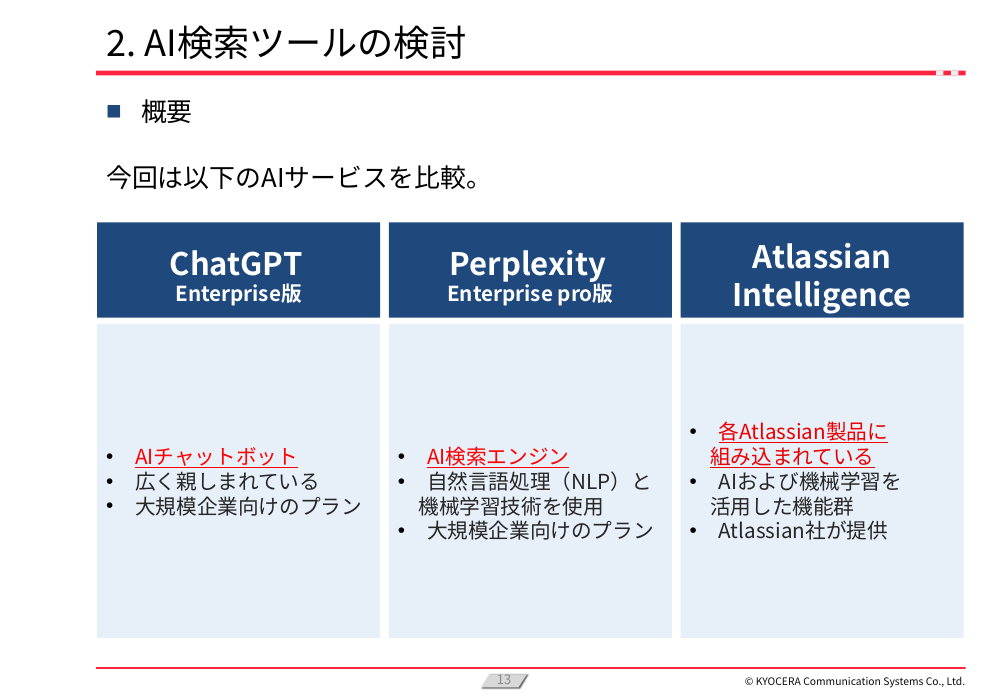
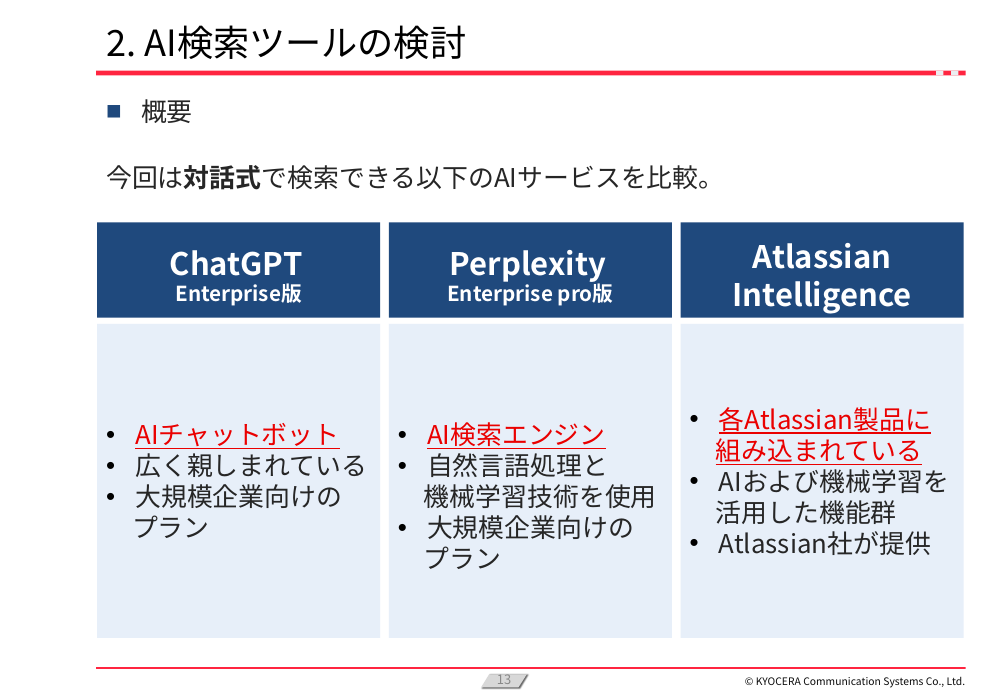
Before and after one commit to KanataOsako/SCSA, a slide deck: slide 13 of src/研究レポート/業務改善【大迫かなた】2024年予選会資料.pptx. Drawn at 1008x698 pixels with LibreOffice and Linux fonts; fonts in the diff are those of the drawing; background and template pictures are left out. Boxes give left, top, right and bottom in pixels: in the first picture for what was removed or moved away, otherwise in the second. Text is boxed around its words. In the diff, an @@ line names an element or a change of style, - is before the commit and + after.

```diff
--- a/src/研究レポート/業務改善【大迫かなた】2024年予選会資料.pptx
+++ b/src/研究レポート/業務改善【大迫かなた】2024年予選会資料.pptx
@@ text "概要" at [141,99,193,123]: text colour #000000 to #262626 @@
@@ text at [106,165,724,190]: text changed; text colour #000000 to #262626 @@
-今回は以下のAIサービスを比較。
+今回は対話式で検索できる以下のAIサービスを比較。
@@ rectangle "各Atlassian製品に" at [680,324,963,638]: size 16 to 20 pt @@
@@ text in rectangle at [135,423,367,477]: size 16 to 20 pt in "AIチャットボット", "広く親しまれている"; text colour #FF0000 to #EA0000 in "AIチャットボット" @@
@@ text in rectangle at [424,422,657,508]: size 16 to 20 pt in "AI検索エンジン", "機械学習技術を使用"; text colour #FF0000 to #EA0000 in "AI検索エンジン" @@
@@ text in rectangle at [427,453,608,477]: text changed; size 16 to 20 pt @@
-• 自然言語処理（NLP）と
+• 自然言語処理と
@@ text in rectangle at [132,484,342,538]: text changed; size 16 to 20 pt @@
-• 大規模企業向けのプラン
+• 大規模企業向けの
+プラン
@@ text in rectangle at [424,515,634,569]: text changed; size 16 to 20 pt @@
-• 大規模企業向けのプラン
+• 大規模企業向けの
+プラン
```
Also in this commit, not shown: 37 other slides changed, 1 slide added, 1 other file.
